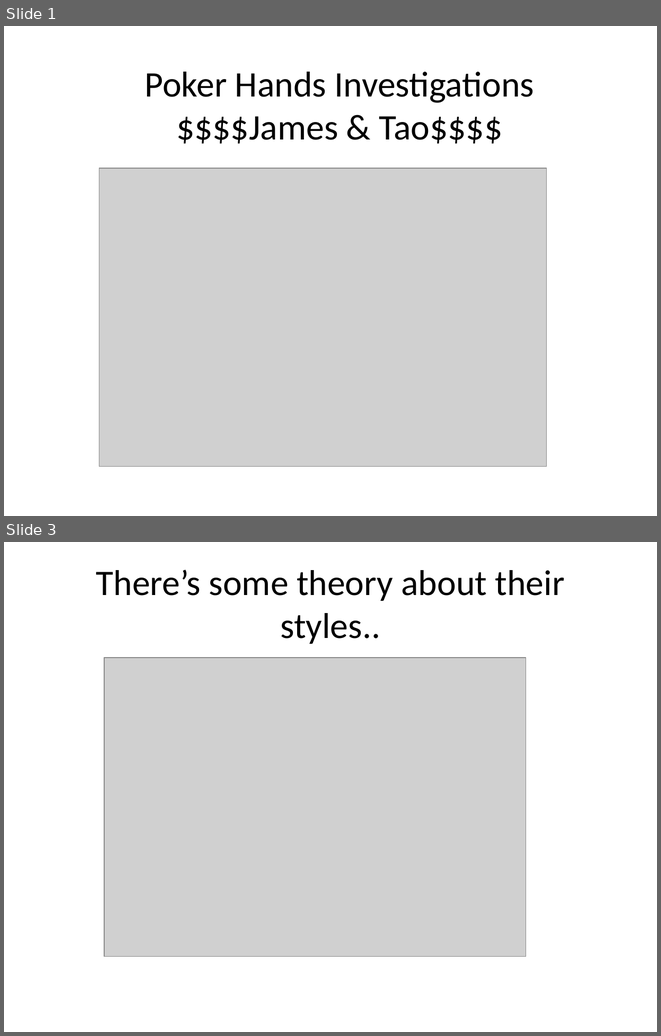
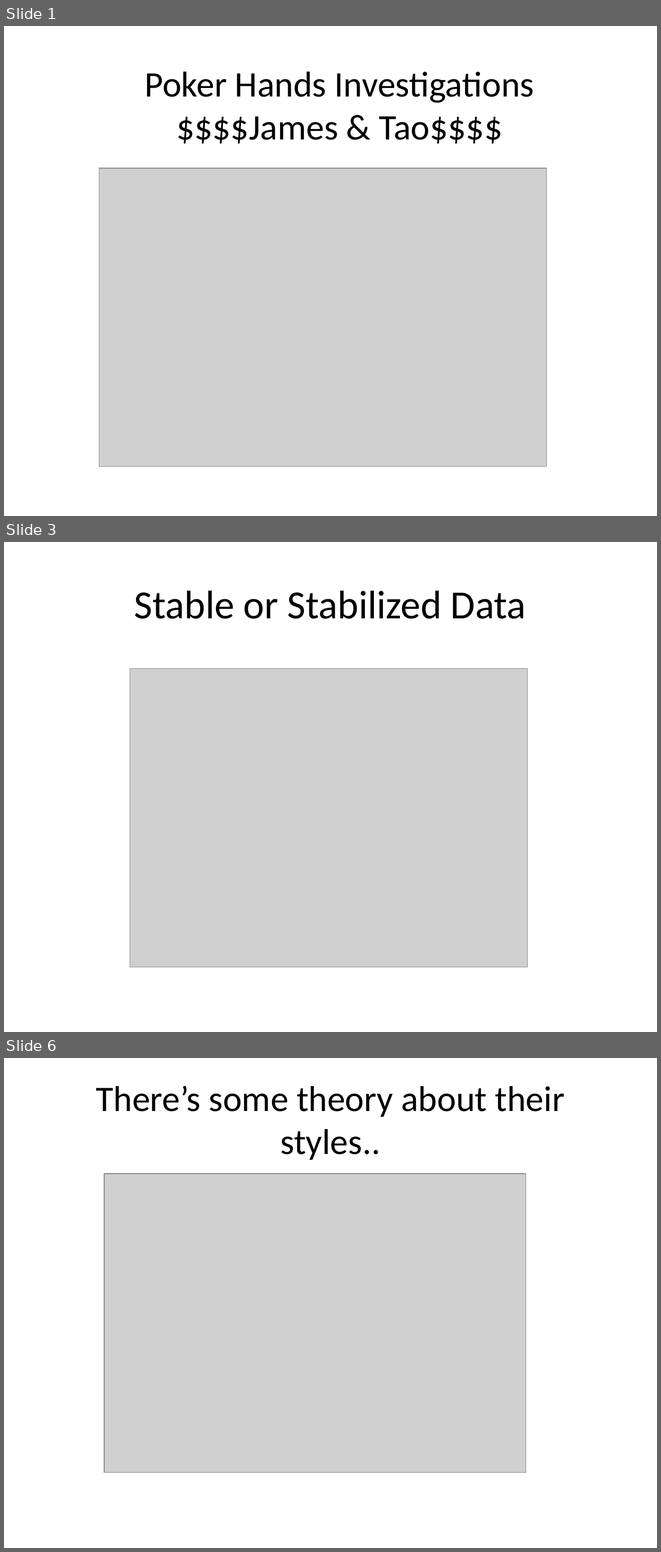
Before and after one commit to JSoddy/CSCI-491-Project, a slide deck: PokerHandsInvestigations.pptx. Shown one above the other, each under a label of ours: slides 1 and 3 before the commit, slides 1, 3 and 6 after it; the slides between them are not shown. The pictures are 661x1036 and 661x1552 pixels, drawn with LibreOffice and Linux fonts; fonts in the diff are those of the drawing; grey boxes stand for pictures. Boxes give left, top, right and bottom in pixels: in the first picture for what was removed or moved away, otherwise in the second. Text is boxed around its words. In the diff, an @@ line names an element or a change of style, - is before the commit and + after.

```diff
--- a/PokerHandsInvestigations.pptx
+++ b/PokerHandsInvestigations.pptx
@@ slide 3 added at bbox=[4, 542, 657, 1032], background #FFFFFF @@
@@ title added at bbox=[134, 590, 526, 619], 44 pt, text #000000 @@
+Stable or Stabilized Data
@@ picture added at bbox=[130, 669, 528, 967] @@
@@ what was slide 3 is now slide 6 @@
```
Also in this commit, not shown: 1 slide changed, 2 other slides added, 1 slide removed, 1 other file.
